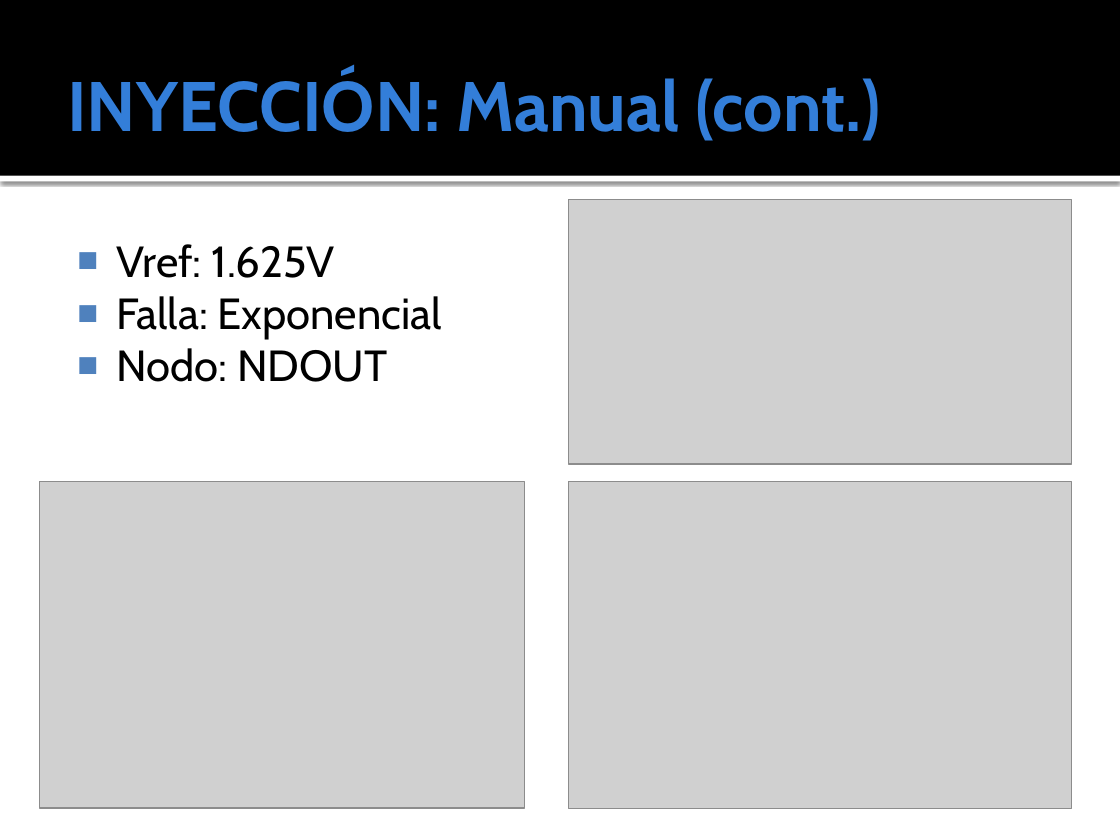
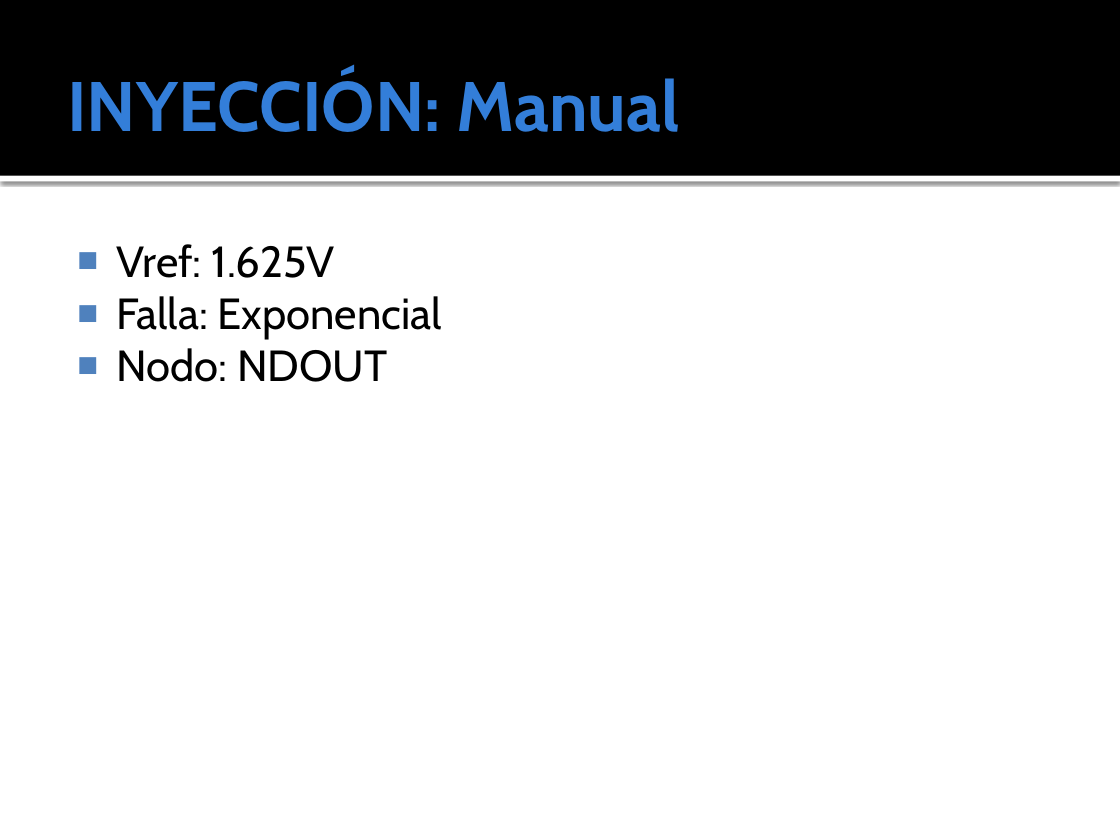
Before and after one commit to ginotkj/fiocs, a slide deck: slide 5 of Documentation/Documentacion/PRESENTACION_FACU.pptx. Drawn at 1120x840 pixels with LibreOffice and Linux fonts; fonts in the diff are those of the drawing; grey boxes stand for pictures. Boxes give left, top, right and bottom in pixels: in the first picture for what was removed or moved away, otherwise in the second. Text is boxed around its words. In the diff, an @@ line names an element or a change of style, - is before the commit and + after.

```diff
--- a/Documentation/Documentacion/PRESENTACION_FACU.pptx
+++ b/Documentation/Documentacion/PRESENTACION_FACU.pptx
@@ title at <box>67,72,680,132</box>: text changed @@
-INYECCIÓN: Manual (cont.)
+INYECCIÓN: Manual
@@ picture removed at <box>569,199,1072,464</box> @@
@@ picture removed at <box>39,482,524,808</box> @@
@@ picture removed at <box>569,482,1072,809</box> @@
```
Also in this commit, not shown: 2 other slides changed, 1 other file.
